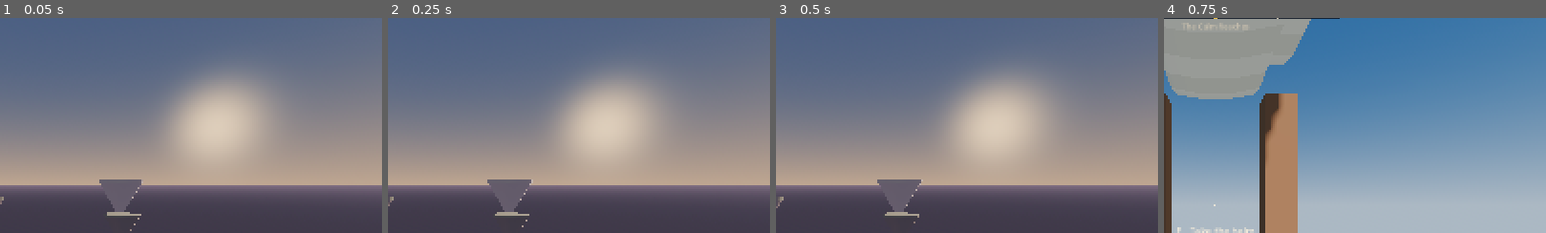
Above: before the commit, frames 1-4 (left to right).
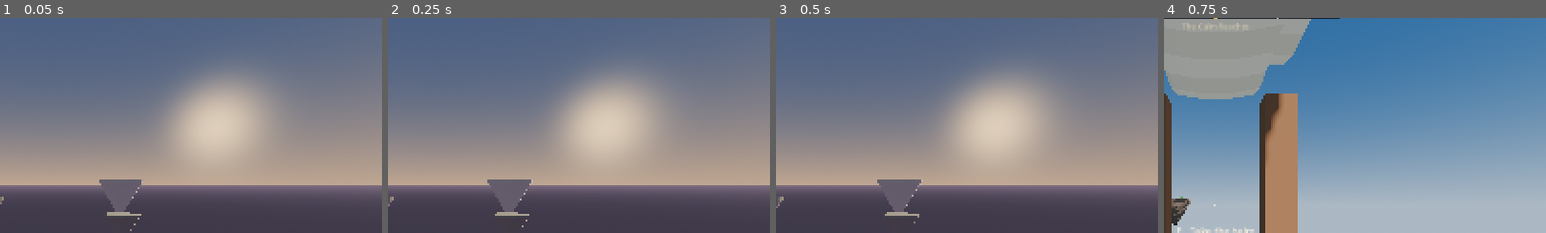
Above: after the commit, the same moments.

Repository: Rushikumar-06/Skywright
Game: Godot game, scene res://src/ui/main_menu.tscn
Same seed, same stepped clock (60 frames per second), same inputs: the game is played once before the commit and once after it.
Inputs:
- Up to frame 1 (0.05 s): no input
- Up to frame 2 (0.25 s): no input
- Up to frame 3 (0.5 s): no input
- Up to frame 4 (0.75 s): click "Play solo" at 0.5 s
The pictures show only the part of the screen within x 43-93%, y 6-56%; the shares and areas given below are measured in that part.

Frames 1-3 are identical in both runs. In frame 4, 0.4% of the frame differs, in the area x 2-7%, y 83-97%.

Commit message:
Replan streaming in one pass per focus point, merge nearby focus points, and free far chunks a few a frame

Diff:
--- a/src/world/world_streamer.gd
+++ b/src/world/world_streamer.gd
@@ -2,22 +2,26 @@
 extends Node3D
 ## Loads the world's chunks around its focus points and frees them again once
 ## they're far behind (spec §4.7). Chunks are generated on WorkerThreadPool and
-## added a few a frame, within a time budget, nearest first. It runs in _process,
-## which on a dedicated server keeps pace with the physics.
+## added a few a frame, within a time budget, nearest first; far chunks are freed
+## a few a frame, within what's left of it. It runs in _process, which on a
+## dedicated server keeps pace with the physics.
 
 const LOAD_RADIUS := 2500.0    ## m: chunks this near a focus point are loaded.
 const UNLOAD_RADIUS := 2800.0  ## m: chunks further than this from every focus point are freed.
-const BUDGET_USEC := 3000      ## Time a frame may spend adding chunks (at least one is added).
+const BUDGET_USEC := 3000      ## Time a frame may spend adding and freeing chunks (at least one of each).
 const MAX_JOBS := 8            ## Chunks generating, or generated and waiting to be added, at once.
 const REPLAN_EVERY := 0.25     ## s between working out what's wanted.
+const MERGE := 64.0            ## m: focus points this close together count as one (the first), which moves the edge at most this far.
+const RING := 64.0             ## m: wanted chunks are loaded in rings this wide, nearest first.
 
 var gen: WorldGen
 var visuals := true    ## Meshes, trees and waterfalls, or only collision.
 var focus: Callable    ## Returns Array[Vector3]: where the world must be loaded around.
 var chunks: Dictionary = {}  ## Vector2i -> Node3D, the loaded chunks.
 
-var _wanted: Dictionary = {}       ## Chunk -> distance to the nearest focus point, from the last replan.
-var _order: Array[Vector2i] = []   ## _wanted's chunks, nearest first.
+var _wanted: Dictionary = {}       ## Chunk -> distance to the nearest focus point (0 if loaded), from the last replan.
+var _order: Array[Vector2i] = []   ## _wanted's chunks that weren't loaded at the last replan, nearest first.
+var _freeing: Dictionary = {}      ## Vector2i -> Node3D: far chunks waiting to be freed.
 var _jobs: Dictionary = {}         ## Chunk -> task id, until its result is added or dropped.
 var _collect: Array[int] = []      ## Task ids whose results are used, to wait for.
 var _done: Array[Dictionary] = []  ## Finished results, pushed by workers under _lock.
@@ -44,30 +48,76 @@
 	return count
 
 
-## Whether every wanted chunk is loaded.
+## Whether every wanted chunk is loaded and every far one freed.
 func settled() -> bool:
-	return pending() == 0
+	return pending() == 0 and _freeing.is_empty()
 
 
-## Works out which chunks are wanted now, frees the far ones and starts generating.
+## Works out which chunks are wanted now (WorldGen.chunks_near's for each focus point),
+## queues the far ones for freeing and starts generating.
 func replan() -> void:
 	_since_plan = 0.0
 	var points: Array[Vector3] = []
 	if focus.is_valid():
-		points = focus.call()
+		for p: Vector3 in focus.call():
+			var near := false
+			for q in points:
+				near = near or q.distance_to(p) < MERGE
+			if not near:
+				points.append(p)
+	# One pass over each point's circle of chunks, a row at a time: the chunks within
+	# LOAD_RADIUS (and the disc) are wanted, the rest within UNLOAD_RADIUS are kept.
 	_wanted = {}
+	var keep := {}
+	var missing: Array[Vector2i] = []  # wanted and not loaded
+	var size := WorldGen.CHUNK
+	var disc_squared := (WorldGen.RADIUS + size) ** 2  # chunks_near's limit on a chunk's centre
 	for p in points:
-		for chunk in WorldGen.chunks_near(p, LOAD_RADIUS):
-			_wanted[chunk] = minf(_wanted.get(chunk, INF), _distance(chunk, p))
-	_order.assign(_wanted.keys())
-	_order.sort_custom(func(a: Vector2i, b: Vector2i) -> bool: return _wanted[a] < _wanted[b])
+		for cz in range(floori((p.z - UNLOAD_RADIUS) / size), floori((p.z + UNLOAD_RADIUS) / size) + 1):
+			var z0 := cz * size
+			var dz := maxf(0.0, maxf(z0 - p.z, p.z - z0 - size))
+			var reach := sqrt(maxf(0.0, UNLOAD_RADIUS ** 2 - dz * dz))
+			var first := floori((p.x - reach) / size)
+			var last := floori((p.x + reach) / size)
+			var load_first := last + 1  # none, unless the row comes within LOAD_RADIUS
+			var load_last := last
+			if dz <= LOAD_RADIUS:
+				var load_reach := sqrt(LOAD_RADIUS ** 2 - dz * dz)
+				load_first = floori((p.x - load_reach) / size)
+				load_last = floori((p.x + load_reach) / size)
+				var disc := sqrt(maxf(0.0, disc_squared - (z0 + size / 2.0) ** 2))
+				for cx in range(maxi(load_first, ceili((-disc - size / 2.0) / size)), mini(load_last, floori((disc - size / 2.0) / size)) + 1):
+					var chunk := Vector2i(cx, cz)
+					if chunks.has(chunk):
+						_wanted[chunk] = 0.0  # loaded: how near no longer matters
+						continue
+					if not _wanted.has(chunk):
+						missing.append(chunk)
+					var dx := maxf(0.0, maxf(cx * size - p.x, p.x - cx * size - size))
+					_wanted[chunk] = minf(_wanted.get(chunk, INF), sqrt(dx * dx + dz * dz))
+			for cx in range(first, load_first):
+				keep[Vector2i(cx, cz)] = true
+			for cx in range(load_last + 1, last + 1):
+				keep[Vector2i(cx, cz)] = true
+	for chunk: Vector2i in _freeing.keys():
+		if _wanted.has(chunk) or keep.has(chunk):  # near again before it was freed: keep it
+			chunks[chunk] = _freeing[chunk]
+			_freeing.erase(chunk)
 	for chunk: Vector2i in chunks.keys():
-		var near := false
-		for p in points:
-			near = near or _distance(chunk, p) <= UNLOAD_RADIUS
-		if not near:
-			(chunks[chunk] as Node3D).queue_free()
+		if not _wanted.has(chunk) and not keep.has(chunk):
+			_freeing[chunk] = chunks[chunk]
 			chunks.erase(chunk)
+	# Nearest first, a ring at a time, with no sorting.
+	var rings: Array[Array] = []
+	for i in ceili(LOAD_RADIUS / RING) + 1:
+		rings.append([])
+	for chunk in missing:
+		if not chunks.has(chunk):
+			rings[int(_wanted[chunk] / RING)].append(chunk)
+	_order.clear()
+	for ring in rings:
+		for chunk: Vector2i in ring:
+			_order.append(chunk)
 	_start_jobs()
 
 
@@ -97,6 +147,14 @@
 			added += 1
 		_collect.append(_jobs[chunk])
 		_jobs.erase(chunk)
+	# Far chunks go with what's left of the budget, at least one a frame.
+	var freed := 0
+	for chunk: Vector2i in _freeing.keys():
+		if freed > 0 and Time.get_ticks_usec() - start > BUDGET_USEC:
+			break
+		(_freeing[chunk] as Node3D).free()
+		_freeing.erase(chunk)
+		freed += 1
 	# The tasks whose results were used have pushed them and are ending, if not ended.
 	for id in _collect.duplicate():
 		if WorkerThreadPool.is_task_completed(id):
@@ -129,10 +187,3 @@
 	_lock.lock()
 	_done.append(data)
 	_lock.unlock()
-
-
-## The horizontal distance from p to chunk's square.
-static func _distance(chunk: Vector2i, p: Vector3) -> float:
-	var origin := WorldGen.chunk_origin(chunk)
-	var nearest := Vector2(clampf(p.x, origin.x, origin.x + WorldGen.CHUNK), clampf(p.z, origin.z, origin.z + WorldGen.CHUNK))
-	return nearest.distance_to(Vector2(p.x, p.z))
--- a/tests/test_streaming.gd
+++ b/tests/test_streaming.gd
@@ -69,6 +69,22 @@
 	assert_false(before.is_empty(), "there was some")
 
 
+func test_a_chunk_wanted_again_before_its_freed_is_kept() -> void:
+	var world := solo_world()
+	assert_true(await settle(world), "settled")
+	var streamer: WorldStreamer = world.streamer
+	var home := WorldGen.chunk_of(world.START)
+	var node: Node3D = streamer.chunks[home]
+	world.ship.global_position = world.START + Vector3(6000.0, 0.0, 0.0)
+	streamer.replan()
+	assert_false(streamer.chunks.has(home), "far away now")
+	world.ship.global_position = world.START
+	streamer.replan()
+	assert_eq(streamer.chunks.get(home), node, "back before it was freed: kept, not made again")
+	assert_true(await settle(world), "settled again")
+	assert_true(is_instance_valid(node), "and never freed")
+
+
 func test_a_fast_ship_never_outruns_the_collision() -> void:
 	var world := solo_world()
 	assert_true(await settle(world), "settled")
@@ -88,6 +104,36 @@
 						missing.append("%s at tick %d" % [home + Vector2i(dx, dz), tick]))
 	assert_true(ship.global_position.x < -3000.0, "flew 3 km (to x %.0f)" % ship.global_position.x)
 	assert_eq(missing, [] as Array[String], "the chunks around the ship were always there")
+
+
+func test_replanning_around_many_ships_is_quick() -> void:
+	# Twenty ships and players spread over the disc, with everything they want loaded:
+	# working out what's wanted every quarter second mustn't stall the frame.
+	var streamer := WorldStreamer.new(WorldGen.new(NetCase.SEED), false)
+	var points: Array[Vector3] = []
+	var rng := RandomNumberGenerator.new()
+	rng.seed = 1
+	for i in 20:
+		points.append(Vector3(0.0, 800.0, -rng.randf() * 7000.0).rotated(Vector3.UP, rng.randf() * TAU))
+	streamer.focus = func() -> Array[Vector3]: return points
+	for p in points:
+		for chunk in WorldGen.chunks_near(p, WorldStreamer.LOAD_RADIUS):
+			if not streamer.chunks.has(chunk):
+				streamer.chunks[chunk] = Node3D.new()
+	var loaded := streamer.chunks.size()
+	var times: Array[int] = []
+	for i in 7:
+		var start := Time.get_ticks_usec()
+		streamer.replan()
+		times.append(Time.get_ticks_usec() - start)
+	times.sort()
+	assert_true(streamer.settled(), "nothing more wanted")
+	assert_eq(streamer._wanted.size(), loaded, "and just what chunks_near says")
+	assert_eq(streamer.chunks.size(), loaded, "nothing freed")
+	assert_true(times[3] < 4000, "a replan took %.1f ms (%d chunks)" % [times[3] / 1000.0, loaded])
+	for node: Node3D in streamer.chunks.values():
+		node.free()
+	streamer.free()
 
 
 func test_islands_are_solid() -> void:
Not shown, changed: docs/superpowers/specs/2026-09-29-skywright-design.md
